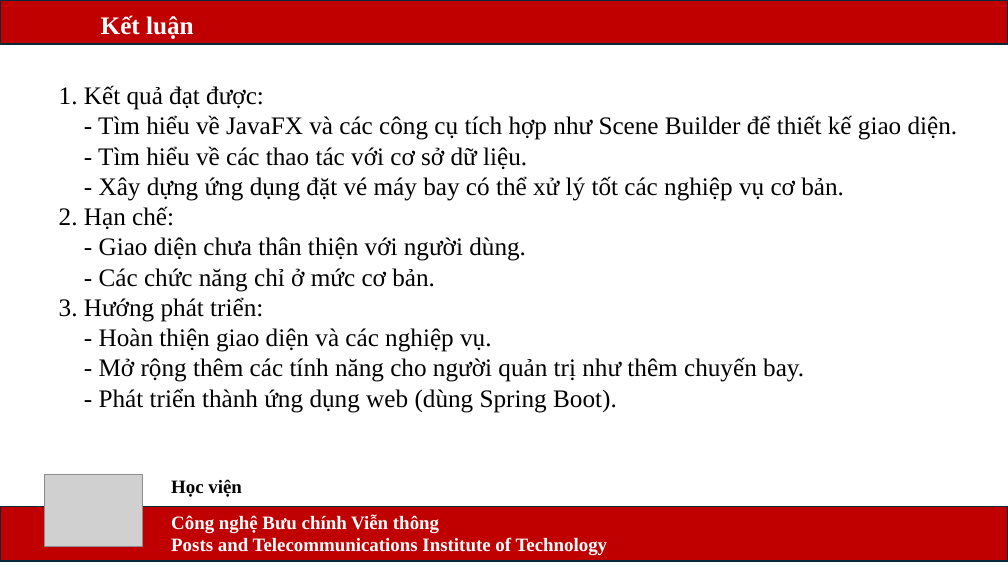
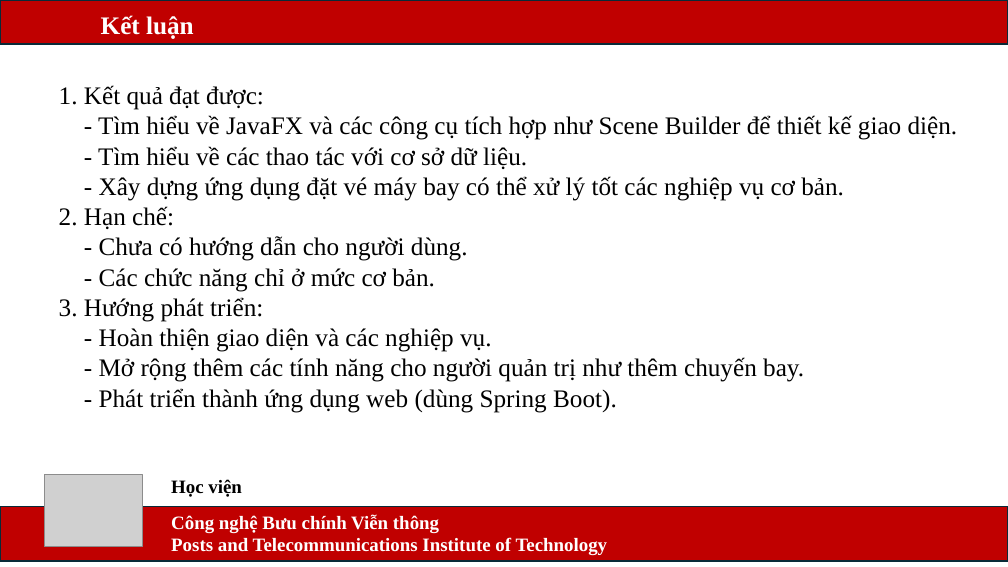
Before and after one commit to TrgMSon/Flight-Booking-App, a slide deck: slide 14 of Báo cáo/Báo cáo BTL lớp 07 nhóm CAST.pptx. Drawn at 1008x567 pixels with LibreOffice and Linux fonts; fonts in the diff are those of the drawing; grey boxes stand for pictures. Boxes give left, top, right and bottom in pixels: in the first picture for what was removed or moved away, otherwise in the second. Text is boxed around its words. In the diff, an @@ line names an element or a change of style, - is before the commit and + after.

```diff
--- a/Báo cáo/Báo cáo BTL lớp 07 nhóm CAST.pptx
+++ b/Báo cáo/Báo cáo BTL lớp 07 nhóm CAST.pptx
@@ text at (99, 236, 468, 261): text changed @@
-- Giao diện chưa thân thiện với người dùng.
+- Chưa có hướng dẫn cho người dùng.
```
Also in this commit, not shown: 1 other slide changed, 7 other files.
